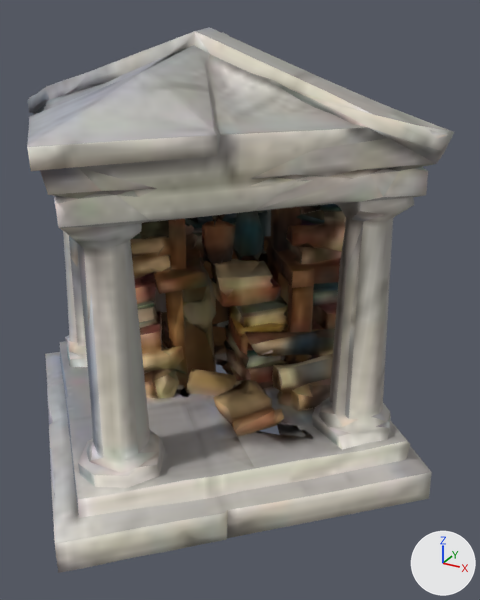
A saved change to the glTF model src/examples/hex-realms/assets/models/greatLibrary.glb.
Before and after are seen from a 50 mm lens placed at (0.595, -0.964, 0.471), pointed at (0.066, -0.002, -0.01). The lights are fixed; the arrows at lower right show +X, +Y and +Z. The picture after the commit comes second. Where no turn or scale is listed for an object, it has been applied to the vertices. Vertices at exactly the same position are counted once.

Before the edit, the objects in view are built like this:
```python
mat_retopo_mat = bpy.data.materials.new('RETOPO_MAT')
mat_retopo_mat.use_nodes = True; mat_retopo_mat.node_tree.nodes.clear()
_N = mat_retopo_mat.node_tree.nodes; _L = mat_retopo_mat.node_tree.links
n0 = _N.new('ShaderNodeBsdfPrincipled'); n0.name = 'Principled BSDF'
n0.inputs[2].default_value = 0.85  # 'Roughness'
n1 = _N.new('ShaderNodeOutputMaterial'); n1.name = 'Material Output'
n2 = _N.new('ShaderNodeTexImage'); n2.name = 'Image Texture'
n2.image = img_retopo_albedo
n3 = _N.new('ShaderNodeNormalMap'); n3.name = 'Normal Map'
n3.uv_map = 'UVMap'
n4 = _N.new('ShaderNodeTexImage'); n4.name = 'Image Texture.001'
n4.image = img_detail_normal
_L.new(n0.outputs[0], n1.inputs[0])  # 'BSDF' to 'Surface'
_L.new(n2.outputs[0], n0.inputs[0])  # 'Color' to 'Base Color'
_L.new(n3.outputs[0], n0.inputs[5])  # 'Normal' to 'Normal'
_L.new(n4.outputs[0], n3.inputs[1])  # 'Color' to 'Color'
me_mesh_0_001 = bpy.data.meshes.new('Mesh_0.001')
me_mesh_0_001.from_pydata(...)  # 4806 vertices, 9985 faces; spans x -0.439..0.439, y -0.443..0.437, z -0.322..0.443
me_mesh_0_001.materials.append(mat_retopo_mat)
ob_retopo = bpy.data.objects.new('RETOPO', me_mesh_0_001)
ob_retopo.location = (0.0, 0.0, 0.0)
```
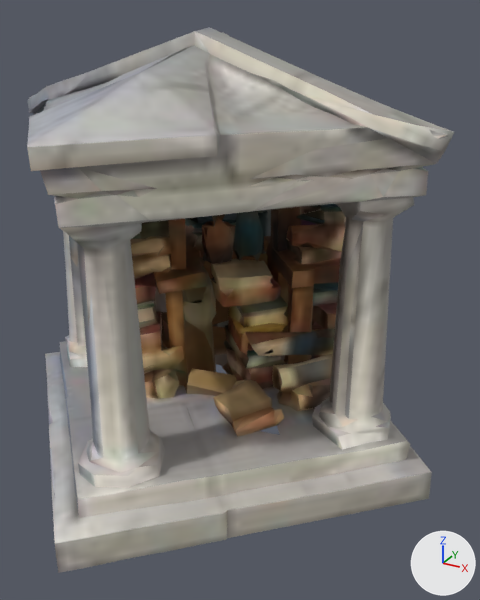
Location of each change, (x1, y1, x2, y2) in pixels of the pictures (480 x 600 px):
'RETOPO', surface changed, shading changed: (27, 30, 454, 573) in both
part 1 of me_mesh_0_001, shading changed: (155, 226, 231, 275) in both
part 2 of me_mesh_0_001, shading changed: (230, 350, 273, 468) in both
part 3 of me_mesh_0_001, shading changed: (284, 130, 448, 192) in both

Edits to the bpy script that builds the scene:
```text
Change mat_retopo_mat:
    remove n3 = _N.new('ShaderNodeNormalMap'); n3.name = 'Normal Map'
    remove n3.uv_map = 'UVMap'
    remove n4 = _N.new('ShaderNodeTexImage'); n4.name = 'Image Texture.001'
    remove n4.image = img_detail_normal
    where n0 = _N.new('ShaderNodeBsdfPrincipled'); n0.name = 'Principled BSDF'
    remove _L.new(n3.outputs[0], n0.inputs[5])  # 'Normal' to 'Normal'
    remove _L.new(n4.outputs[0], n3.inputs[1])  # 'Color' to 'Color'
Change me_mesh_0_001:
    where me_mesh_0_001.from_pydata(...)  # 4806 vertices, 9985 faces; spans x -0.439..0.439, y -0.443..0.437, z -0.322..0.443
    used by ob_retopo; location = (0.0, 0.0, 0.0)
    me_mesh_0_001 part 1: 23 of the faces centred in x -0.24..-0.016, y -0.293..0.066, z 0.006..0.248 are now shaded smooth
    me_mesh_0_001 part 2: 12 of the faces centred in x 0.081..0.384, y -0.35..-0.007, z -0.305..-0.086 are now shaded smooth
    me_mesh_0_001 part 3: 12 of the faces centred in x 0.191..0.387, y -0.142..0.093, z 0.212..0.328 are now shaded smooth
```
